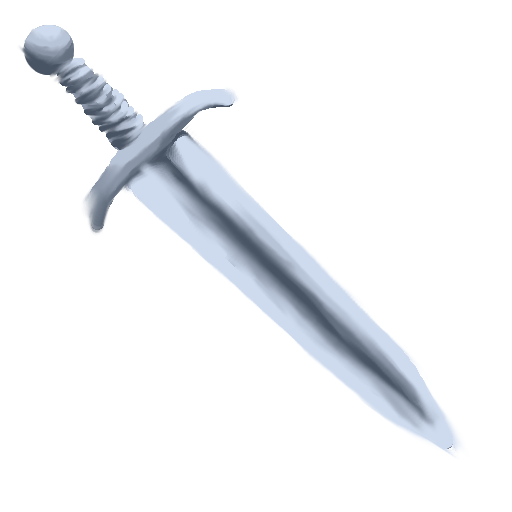
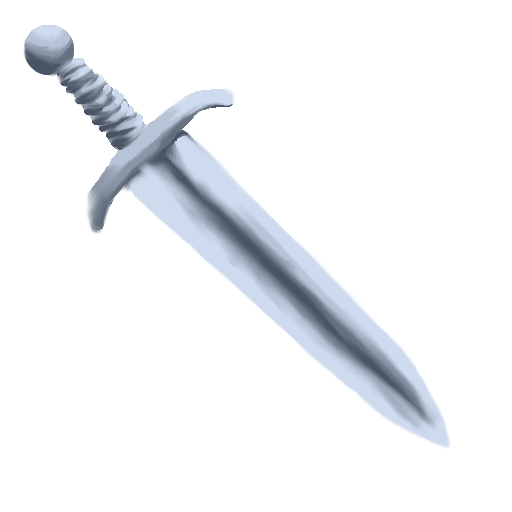
Before/after of a 512×512 layered artwork. What changed in the layer stack:
painted on "dagger" over 18, 28, 465, 459
